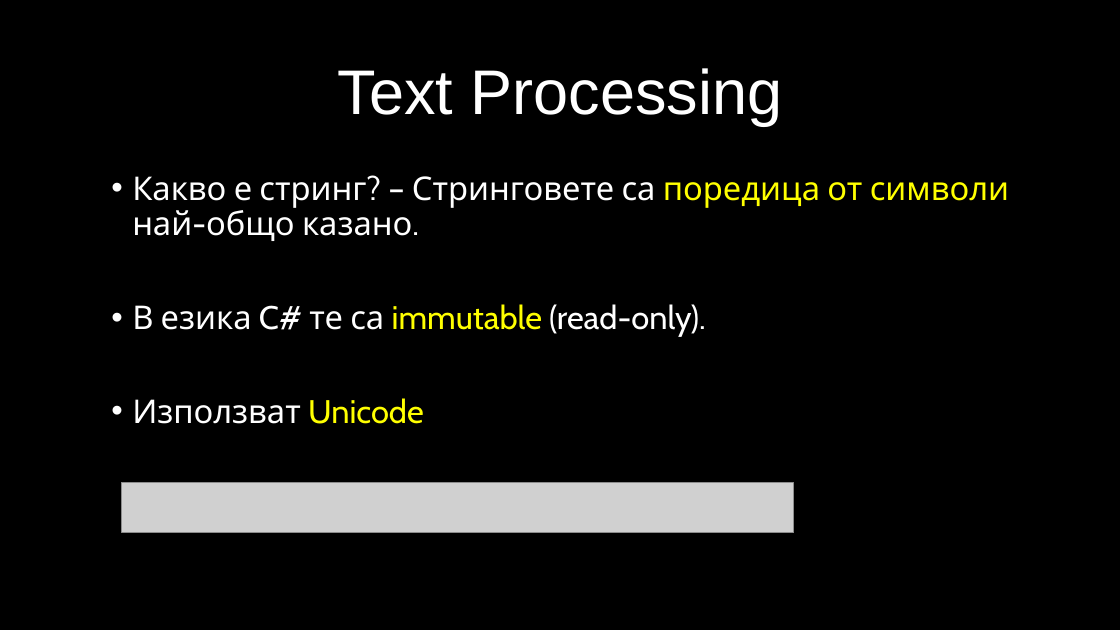
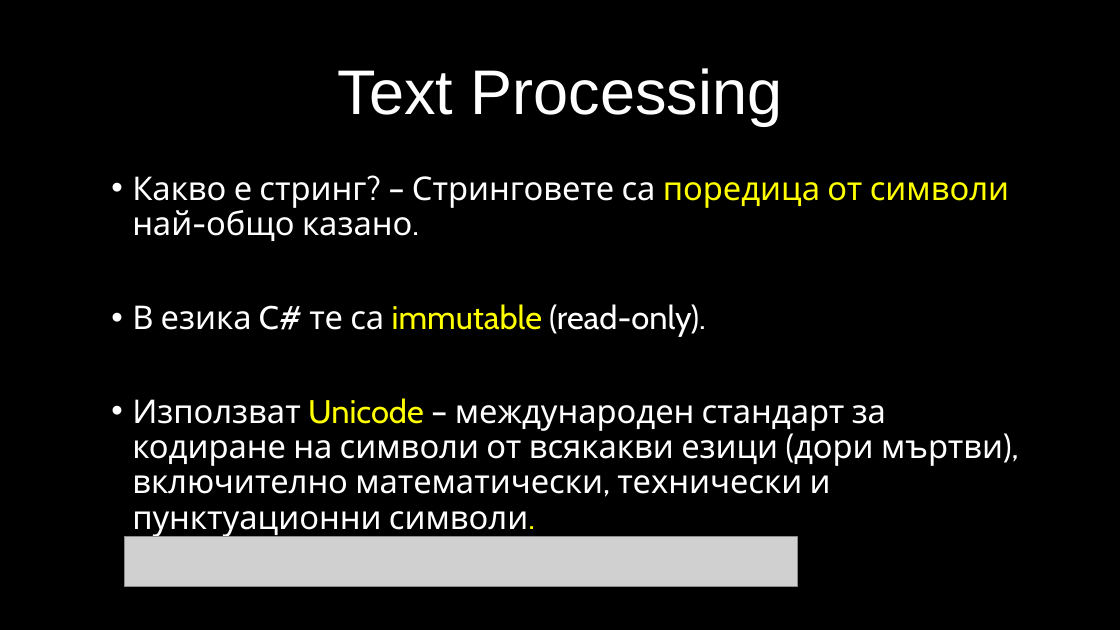
Before and after one commit to velizar92/CSharp-Programming-Presentations, a slide deck: slide 44 of C# Intermediate.pptx. Drawn at 1120x630 pixels with LibreOffice and Linux fonts; fonts in the diff are those of the drawing; grey boxes stand for pictures; background and template pictures are left out. Boxes give left, top, right and bottom in pixels: in the first picture for what was removed or moved away, otherwise in the second. Text is boxed around its words. In the diff, an @@ line names an element or a change of style, - is before the commit and + after.

Commit message:
C# TextProcessing last changes

```diff
--- a/C# Intermediate.pptx
+++ b/C# Intermediate.pptx
@@ text at (132,398,1003,538): text changed @@
-• Използват Unicode
+• Използват Unicode – международен стандарт за кодиране на символи от всякакви езици (дори мъртви), включително математически, технически и пунктуационни символи.
@@ picture: place and size @@
-picture at (122,482,794,533)
+picture at (125,537,797,587)
```
Also in this commit, not shown: 11 other slides changed.
